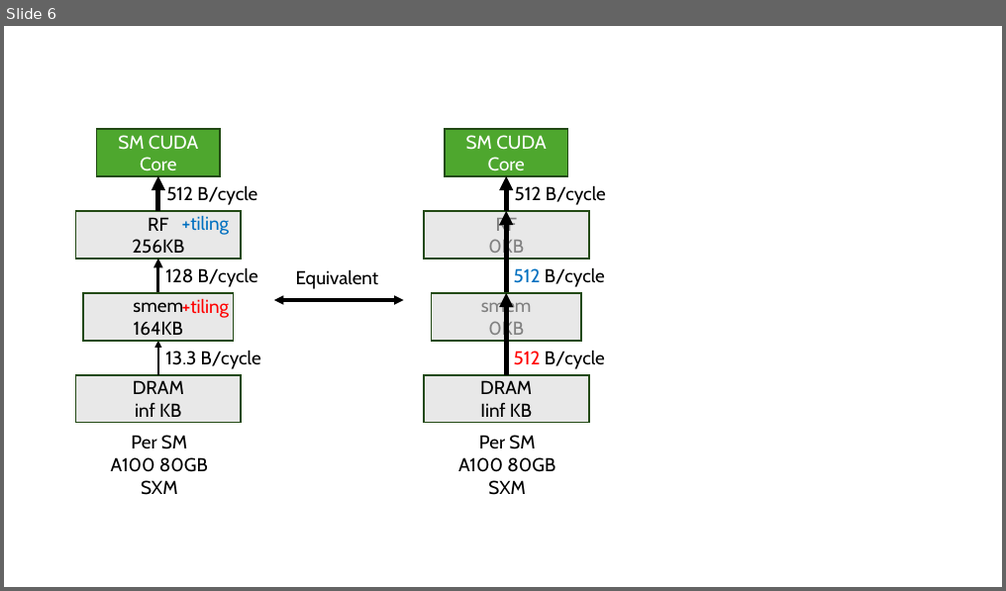
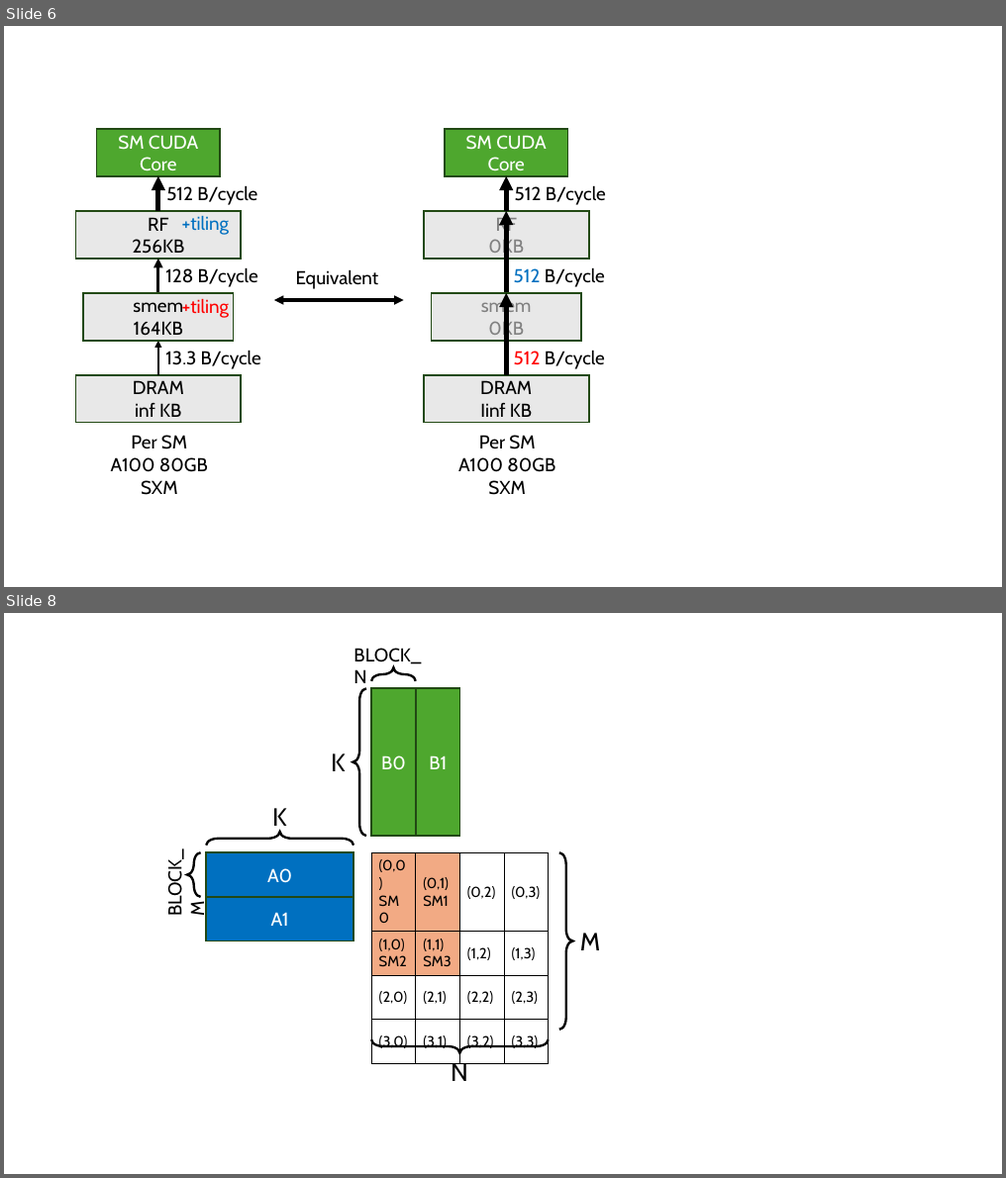
Before and after one commit to Yang-YiFan/Yang-YiFan.github.io, a slide deck: blogs/reg_tile/figures.pptx. Shown one above the other, each under a label of ours: slide 6 before the commit, slides 6 and 8 after it; the slides between them are not shown. The pictures are 1006x591 and 1006x1178 pixels, drawn with LibreOffice and Linux fonts; fonts in the diff are those of the drawing. Boxes give left, top, right and bottom in pixels: in the first picture for what was removed or moved away, otherwise in the second. Text is boxed around its words. In the diff, an @@ line names an element or a change of style, - is before the commit and + after.

```diff
--- a/blogs/reg_tile/figures.pptx
+++ b/blogs/reg_tile/figures.pptx
@@ slide 8 added at [4,613,1002,1174], background #FFFFFF @@
@@ text added at [353,648,421,689], 18 pt, text #000000 @@
+BLOCK_N
@@ right brace added at [371,668,416,681], outline #000000 2.25 pt @@
@@ right brace added at [352,688,366,836], outline #000000 2.25 pt @@
@@ rectangle added at [371,688,416,836], fill #4EA72E, outline #224914 1.5 pt, 18 pt, text #FFFFFF @@
+B0
@@ rectangle added at [416,688,460,836], fill #4EA72E, outline #224914 1.5 pt, 18 pt, text #FFFFFF @@
+B1
@@ text added at [331,754,346,771], 24 pt, text #000000 @@
+K
@@ text added at [272,808,287,832], 24 pt, text #000000 @@
+K
@@ right brace added at [207,832,354,846], outline #000000 2.25 pt @@
@@ text added at [163,856,209,917], 18 pt, text #000000 @@
+BLOCK_M
@@ right brace added at [187,853,201,897], outline #000000 2.25 pt @@
@@ rectangle added at [206,853,353,897], fill #0070C0, outline #224914 1.5 pt, 18 pt, text #FFFFFF @@
+A0
@@ table added at [371,853,548,1053], 4 rows, 4 columns @@
+(0,0) / SM0 | (0,1) / SM1 | (0,2) | (0,3)
+(1,0) / SM2 | (1,1) / SM3 | (1,2) | (1,3)
+(2,0) | (2,1) | (2,2) | (2,3)
+(3,0) | (3,1) | (3,2) | (3,3)
@@ right brace added at [559,853,573,1029], outline #000000 2.25 pt @@
@@ rectangle added at [206,897,353,942], fill #0070C0, outline #224914 1.5 pt, 18 pt, text #FFFFFF @@
+A1
@@ text added at [580,933,600,951], 24 pt, text #000000 @@
+M
@@ right brace added at [371,1040,548,1054], outline #000000 2.25 pt @@
@@ text added at [450,1060,468,1081], 24 pt, text #000000 @@
+N
```
Also in this commit, not shown: 2 other slides added, 4 other files.
